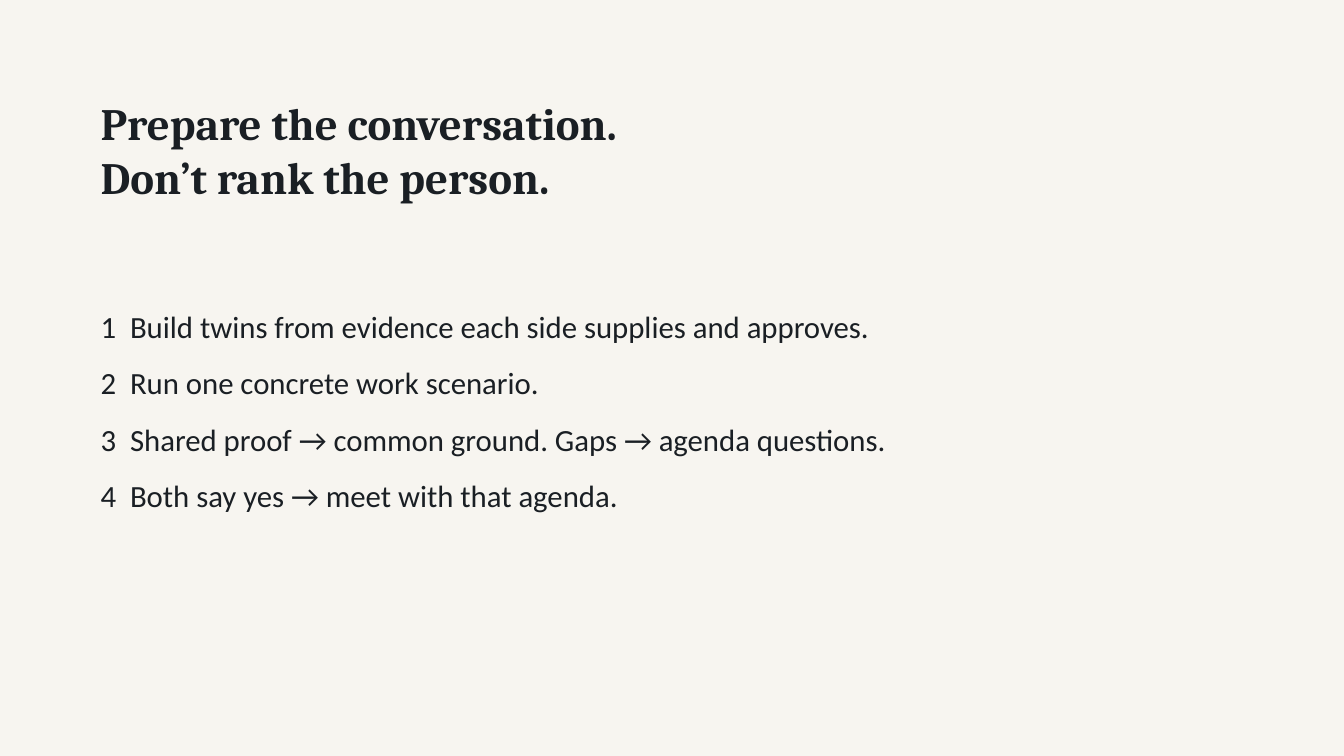
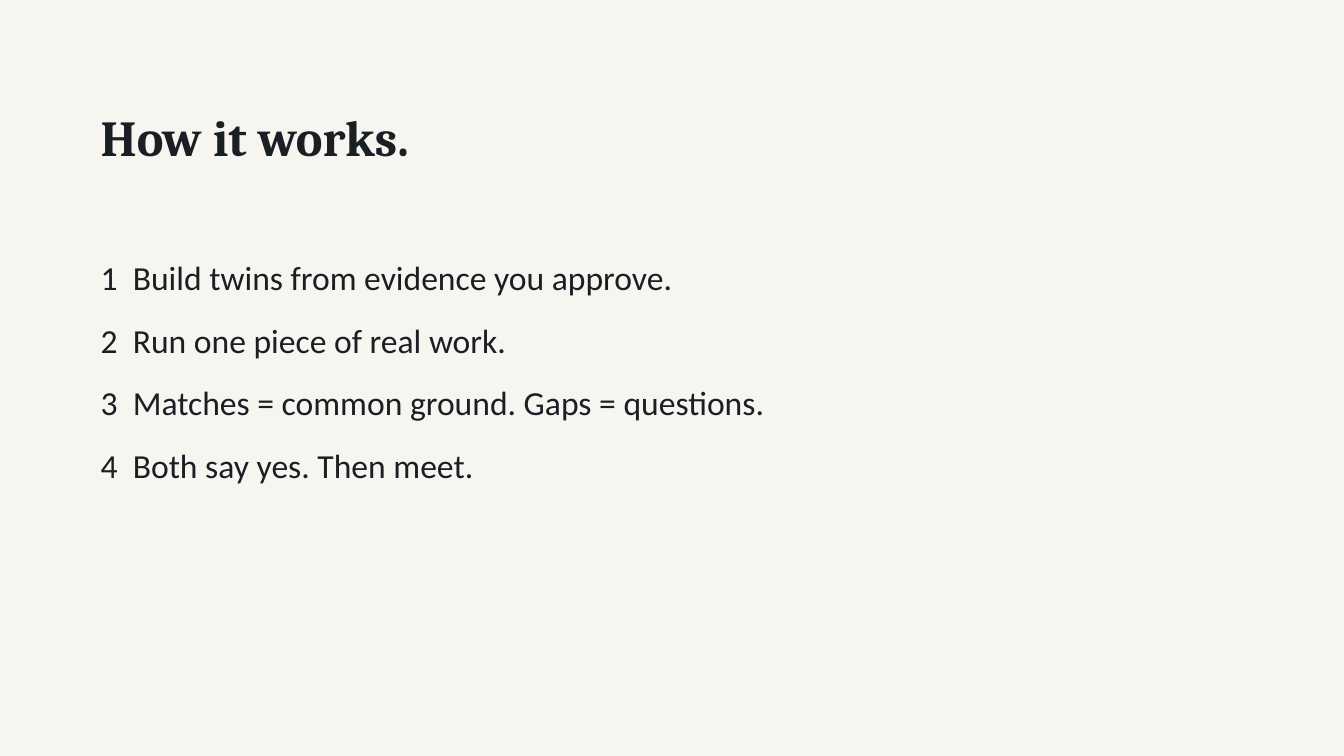
Before and after one commit to Abdullah12has/commonground-espoo, a slide deck: slide 5 of submission/CommonGround_Espoo_Pitch.pptx. Drawn at 1344x756 pixels with LibreOffice and Linux fonts; fonts in the diff are those of the drawing. Boxes give left, top, right and bottom in pixels: in the first picture for what was removed or moved away, otherwise in the second. Text is boxed around its words. In the diff, an @@ line names an element or a change of style, - is before the commit and + after.

Commit message:
Ship Pocket-tier CommonGround cut: silent v2 video, copy, deck

```diff
--- a/submission/CommonGround_Espoo_Pitch.pptx
+++ b/submission/CommonGround_Espoo_Pitch.pptx
@@ text at (101, 121, 409, 157): text changed; size 32 to 36 pt @@
-Prepare the conversation.
-Don’t rank the person.
+How it works.
@@ text at (101, 266, 764, 484): text changed; size 22 to 24 pt @@
-1 Build twins from evidence each side supplies and approves.
-2 Run one concrete work scenario.
-3 Shared proof → common ground. Gaps → agenda questions.
-4 Both say yes → meet with that agenda.
+1 Build twins from evidence you approve.
+2 Run one piece of real work.
+3 Matches = common ground. Gaps = questions.
+4 Both say yes. Then meet.
```
Also in this commit, not shown: 4 other slides changed, 4 slides added, 4 slides removed, 4 other files.
